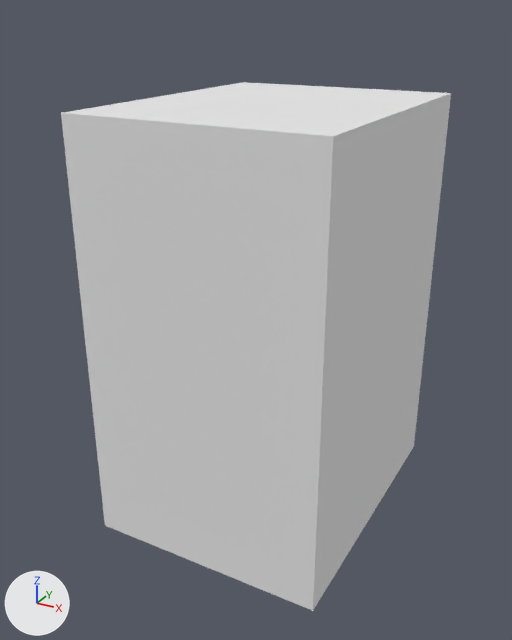
Two versions of the OBJ model core/assets/vox/skyscraper1.obj, one commit apart.
Rendered twice from a camera (50 mm lens) standing at (-1.287, -2.746, 0.83) and looking at (-1.816, -1.784, 0.349). Every picture has the same lights, and +X, +Y and +Z are marked at lower left. Where no turn or scale is listed for an object, it has been applied to the vertices. Vertices at the same position are counted once.

Objects in the first picture: 'Untitled'.
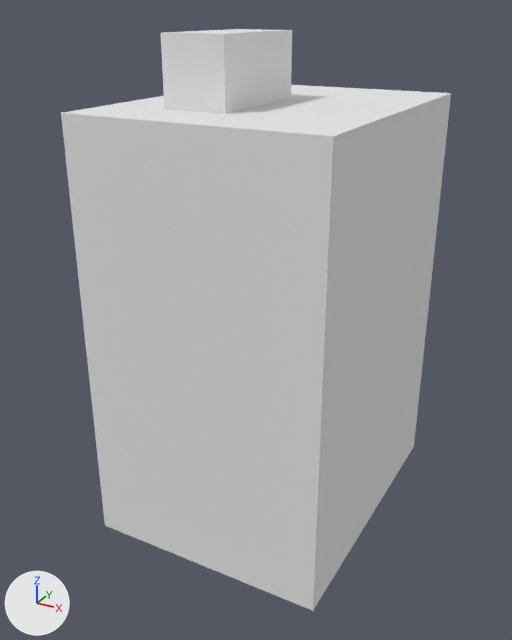
The newer file is also turned or shifted as a whole; pictures and numbers use the older file's frame.

What changed in the scene script:
```text
Change me_untitled:
    used by ob_untitled; location = (0.0, 0.0, 0.0)
    remove me_untitled.from_pydata(...)  # 80 vertices, 156 faces; spans x -2.0..-1.6, y -2.0..-1.5, z 0.0..0.7
    add me_untitled.from_pydata(...)  # 88 vertices, 172 faces; spans x -2.0..-1.6, y -2.0..-1.5, z 0.0..0.8
    me_untitled part 1
    2 faces are deleted
    8 vertices are added at x -1.9..-1.8, y -1.9..-1.7, z 0.7..0.8
    18 new faces join them
```

Boxes (x1, y1, x2, y2) around the edits, measured in the pictures (512 x 640 px):
'Untitled', reshaped (10% taller): before (61, 82, 451, 611); after (61, 29, 451, 611)
part 1 of me_untitled, built on: before (63, 82, 450, 136); after (63, 29, 450, 136)
